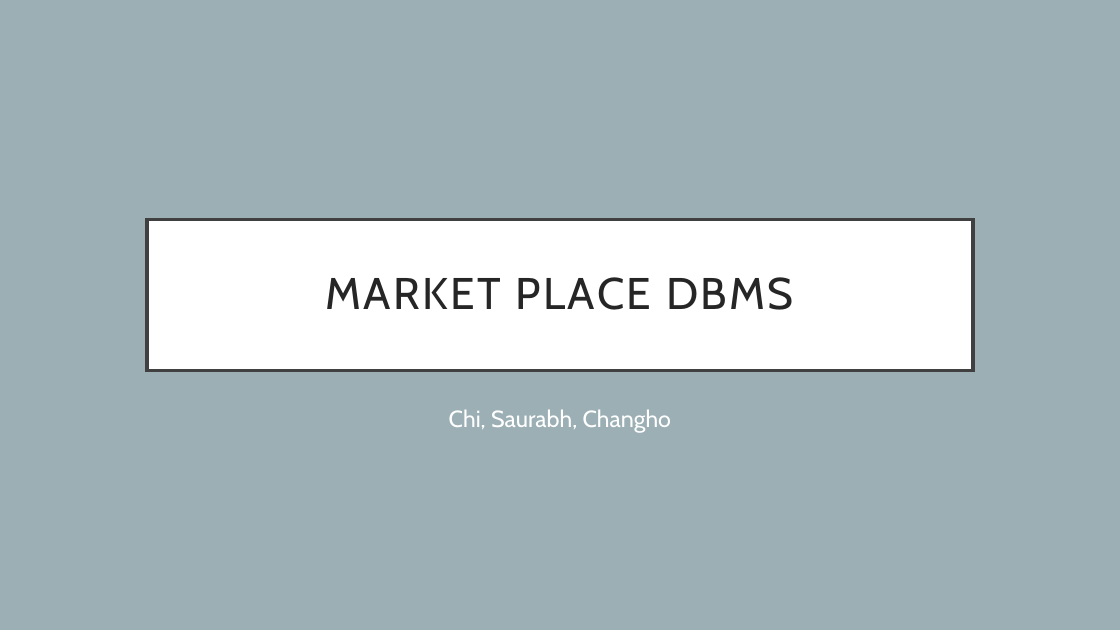
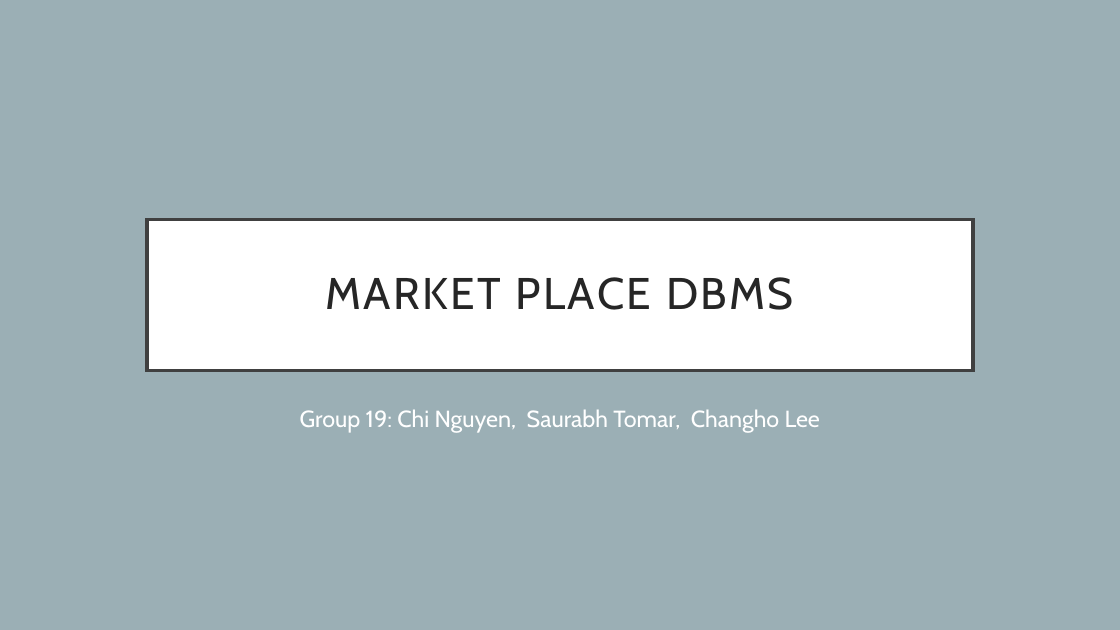
Before and after one commit to chocolatethunder/Big-Buy-Store, a slide deck: slide 1 of 471 presentation.pptx. Drawn at 1120x630 pixels with LibreOffice and Linux fonts; fonts in the diff are those of the drawing. Boxes give left, top, right and bottom in pixels: in the first picture for what was removed or moved away, otherwise in the second. Text is boxed around its words. In the diff, an @@ line names an element or a change of style, - is before the commit and + after.

Commit message:
Added a slide and made some changes
Added the questions slide. Made some changes to the Target application
slide and added our last names and group number to the first slide

```diff
--- a/471 presentation.pptx
+++ b/471 presentation.pptx
@@ subtitle at <box>300,409,820,433</box>: text changed @@
-Chi, Saurabh, Changho
+Group 19: Chi Nguyen, Saurabh Tomar, Changho Lee
```
Also in this commit, not shown: 2 other slides changed, 1 slide added.
